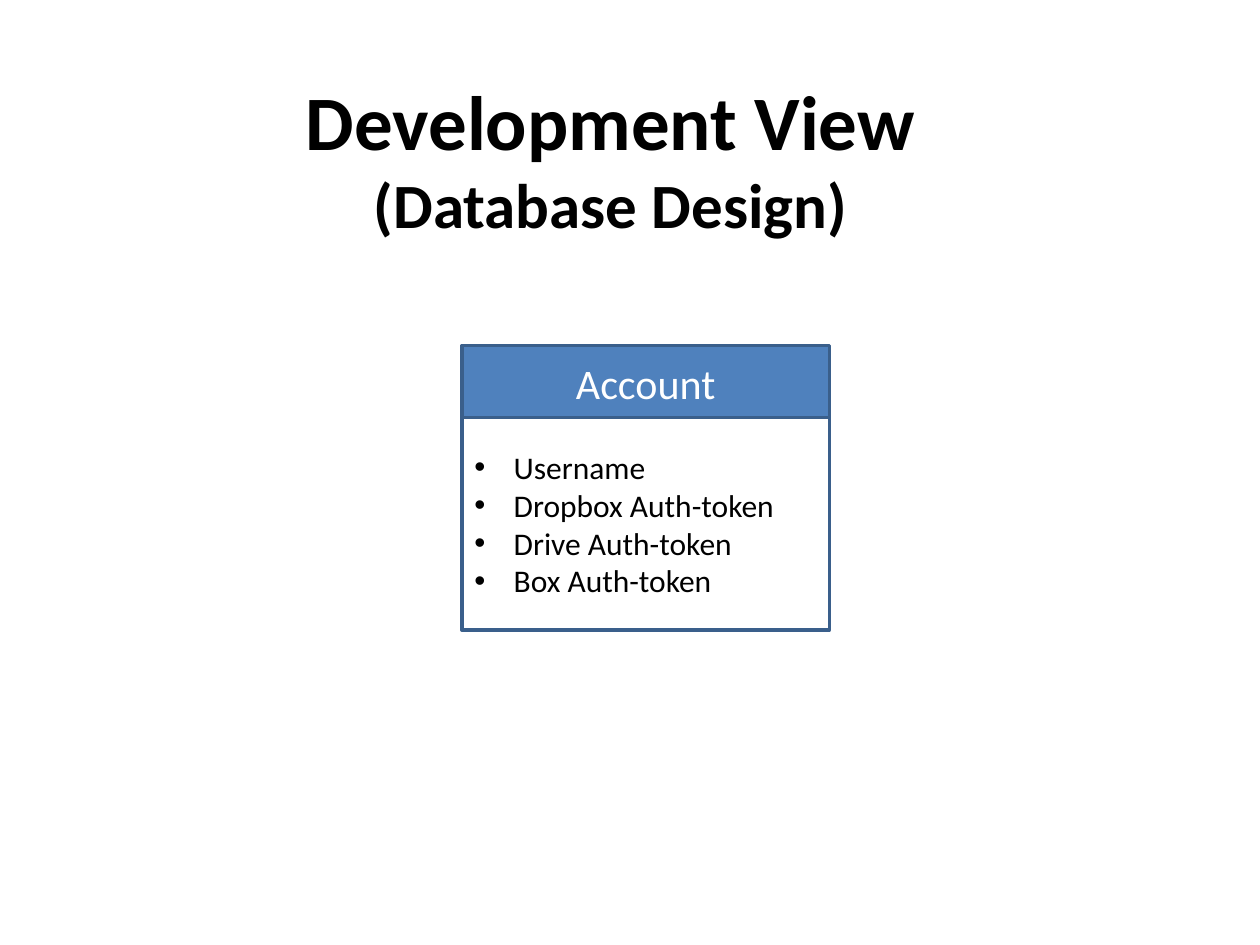
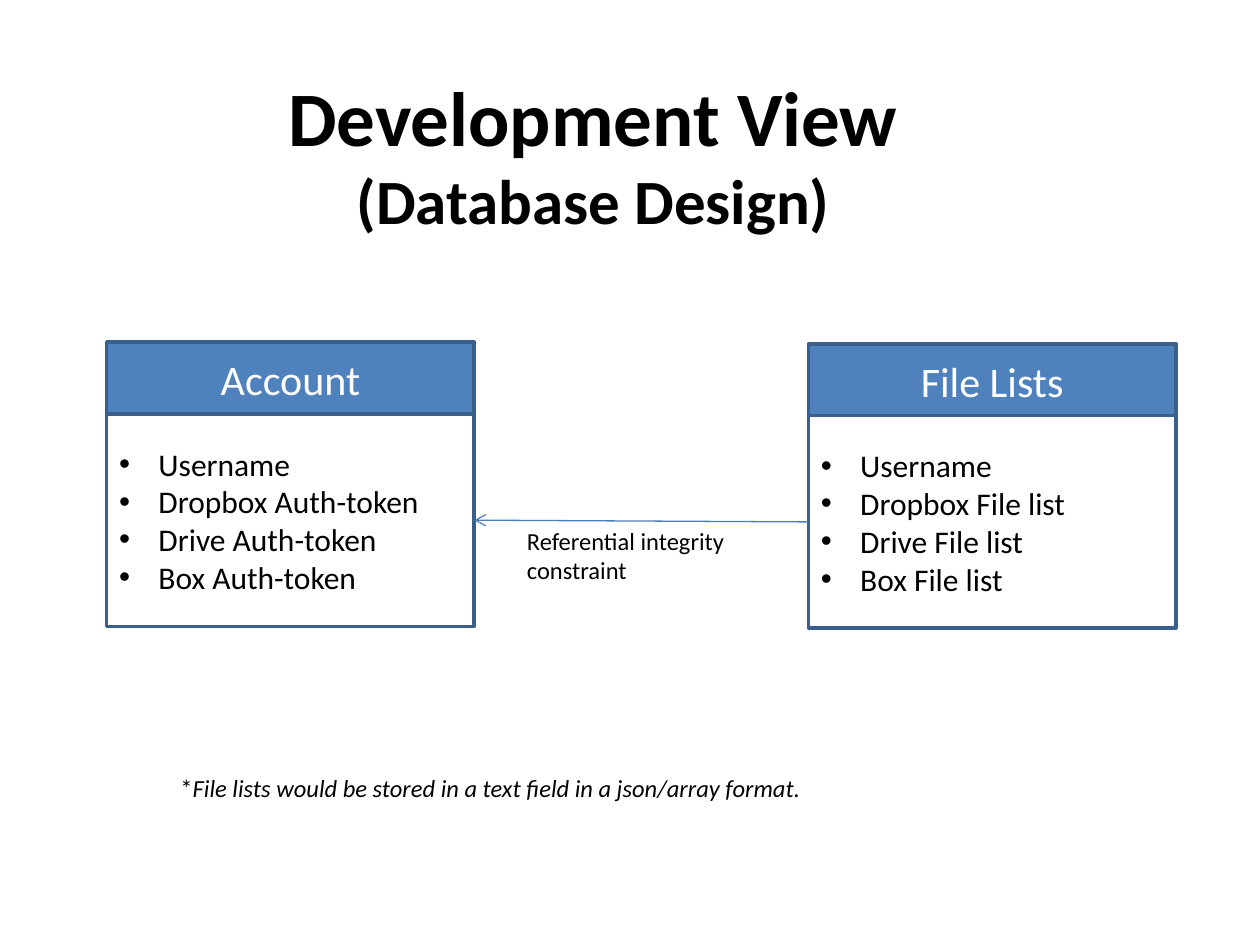
Before and after one commit to pankajprateek/easyCloud, a slide deck: slide 10 of Midterm Presentation/presentation_cs455.pptx (slide 9 before the commit). Drawn at 1260x945 pixels with LibreOffice and Linux fonts; fonts in the diff are those of the drawing. Boxes give left, top, right and bottom in pixels: in the first picture for what was removed or moved away, otherwise in the second. Text is boxed around its words. In the diff, an @@ line names an element or a change of style, - is before the commit and + after.

```diff
--- a/Midterm Presentation/presentation_cs455.pptx
+++ b/Midterm Presentation/presentation_cs455.pptx
@@ text "Development View": place and size @@
-text "Development View" at (306, 96, 915, 239)
+text "Development View" at (288, 92, 897, 235)
@@ rectangle "Account": place and size @@
-rectangle "Account" at (462, 345, 830, 418)
+rectangle "Account" at (107, 343, 475, 416)
@@ rectangle added at (809, 344, 1177, 417), fill #4F81BD, outline #3A5F8C 2 pt, 24 pt, text #FFFFFF @@
+File Lists
@@ rectangle "Username": place and size @@
-rectangle "Username" at (462, 417, 830, 630)
+rectangle "Username" at (107, 413, 475, 626)
@@ rectangle added at (809, 416, 1177, 629), fill #FFFFFF, outline #3A5F8C 2 pt, 18 pt, text #000000 @@
+• Username
+• Dropbox File list
+• Drive File list
+• Box File list
@@ arrow added from (809, 522) to (474, 520), #4B7EBC 0.75 pt @@
@@ text added at (527, 533, 724, 580), 14 pt, text #000000 @@
+Referential integrity constraint
@@ text added at (180, 779, 800, 801), 14 pt, text #000000, italic @@
+*File lists would be stored in a text field in a json/array format.
```
Also in this commit, not shown: 4 other slides changed, 1 other file.
